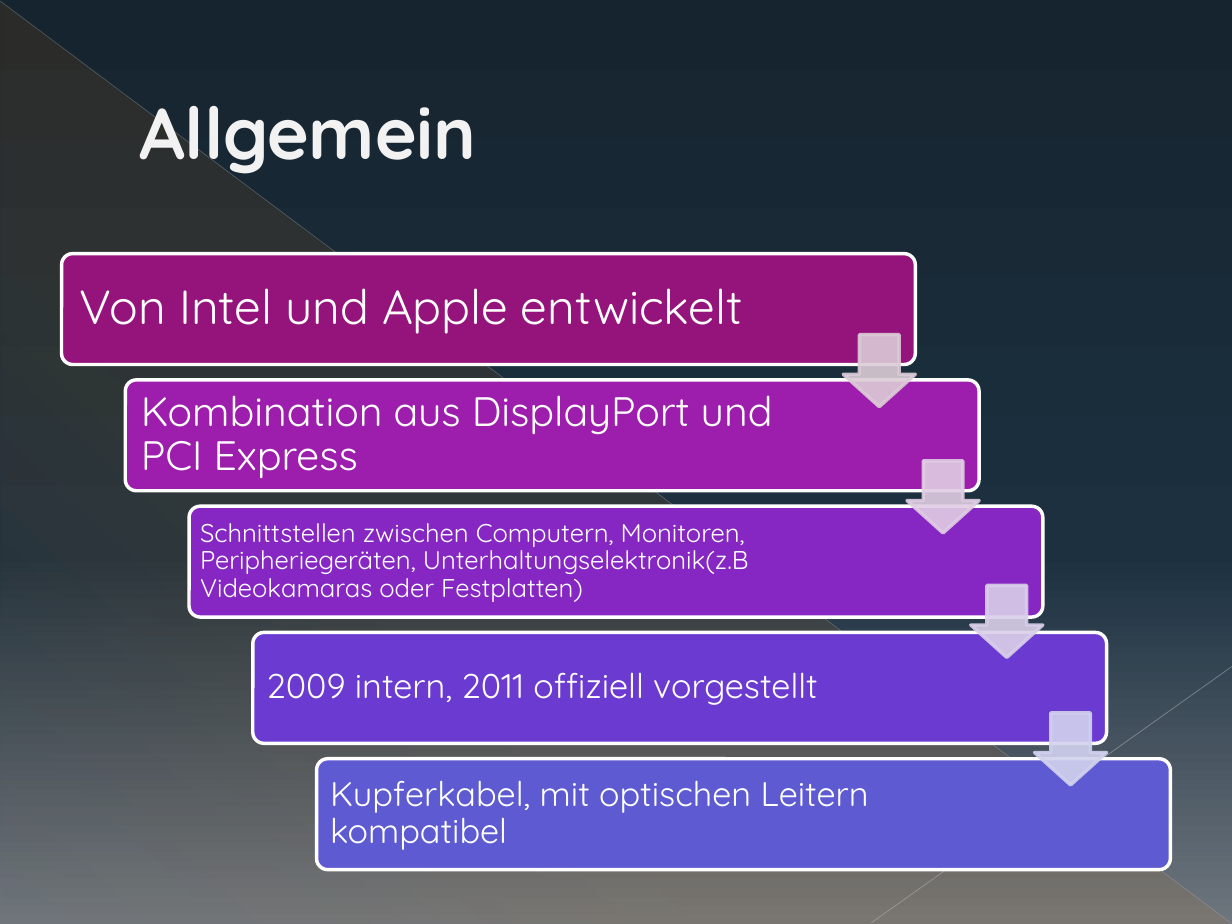
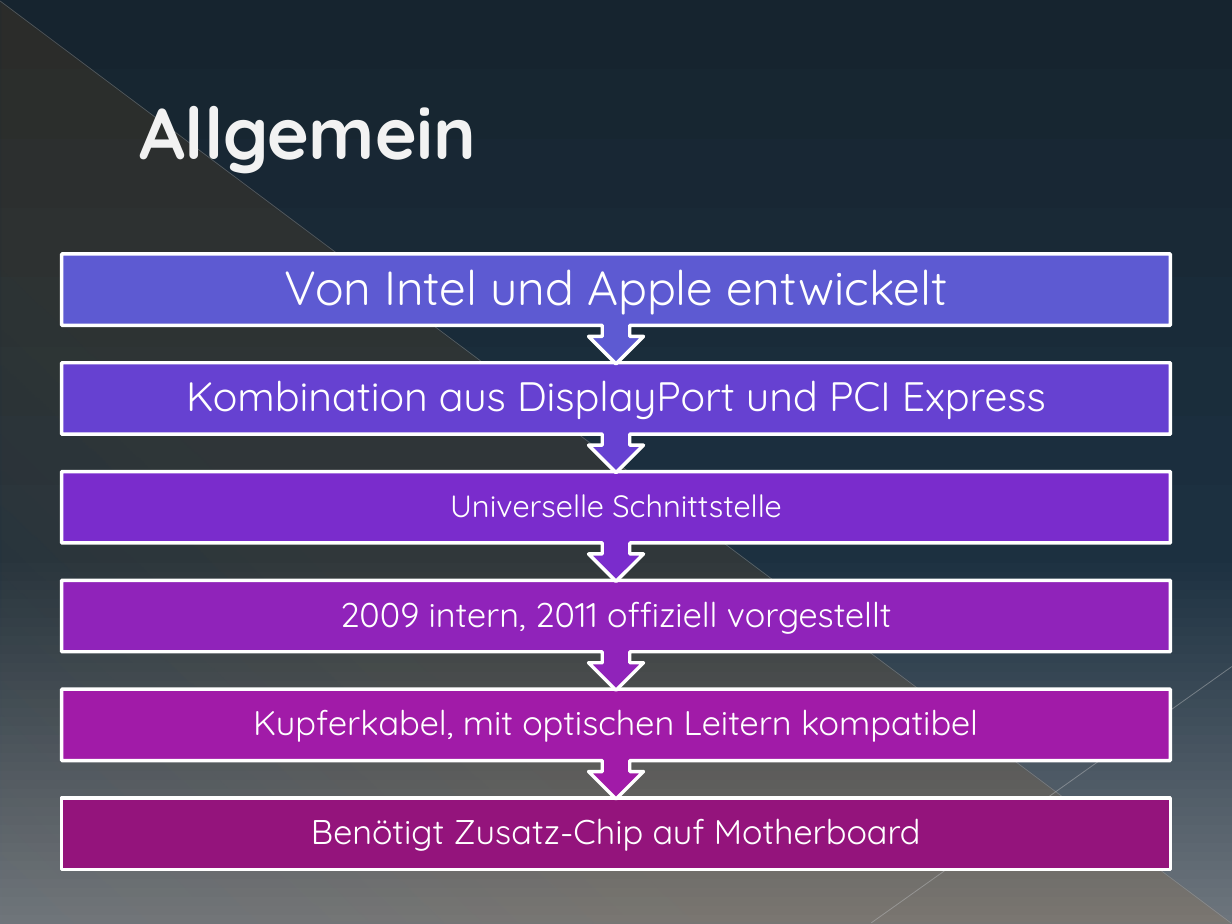
Before and after one commit to sewpalu/Compendia, a slide deck: slide 2 of doc/thunderbolt_presentation/Thunderbolt.pptx. Drawn at 1232x924 pixels with LibreOffice and Linux fonts; fonts in the diff are those of the drawing. Boxes give left, top, right and bottom in pixels: in the first picture for what was removed or moved away, otherwise in the second. Text is boxed around its words. In the diff, an @@ line names an element or a change of style, - is before the commit and + after.

```diff
--- a/doc/thunderbolt_presentation/Thunderbolt.pptx
+++ b/doc/thunderbolt_presentation/Thunderbolt.pptx
@@ group added at (62, 254, 1170, 870): 5 up arrow callouts, 2 texts, 1 rectangle @@
+Benötigt Zusatz-Chip auf Motherboard
+Universelle Schnittstelle
@@ text "Kombination aus DisplayPort und PCI ...": place and size @@
-text "Kombination aus DisplayPort und PCI ..." at (141, 395, 773, 478)
+text "Kombination aus DisplayPort und PCI ..." at (186, 380, 1046, 419)
@@ text "2009 intern, 2011 offiziell vorgestellt": place and size @@
-text "2009 intern, 2011 offiziell vorgestellt" at (266, 672, 818, 705)
+text "2009 intern, 2011 offiziell vorgestellt" at (340, 601, 892, 634)
@@ alignment left to centre in 4 elements at (284, 255, 947, 315), (340, 601, 892, 634), (186, 380, 1046, 419), (253, 709, 978, 742) @@
@@ text "Kupferkabel, mit optischen Leitern kompatibel": place and size @@
-text "Kupferkabel, mit optischen Leitern kompatibel" at (330, 780, 869, 850)
+text "Kupferkabel, mit optischen Leitern kompatibel" at (253, 709, 978, 742)
@@ group removed at (62, 254, 1170, 870): 5 rounded rectangles, 4 down arrows, 1 text @@
-Schnittstellen zwischen Computern, Monitoren, Peripheriegeräten, Unterhaltungselektronik(z.B Videokamaras oder Festplatten)
```
Also in this commit, not shown: 1 other slide changed, 1 slide added, 1 slide removed.
